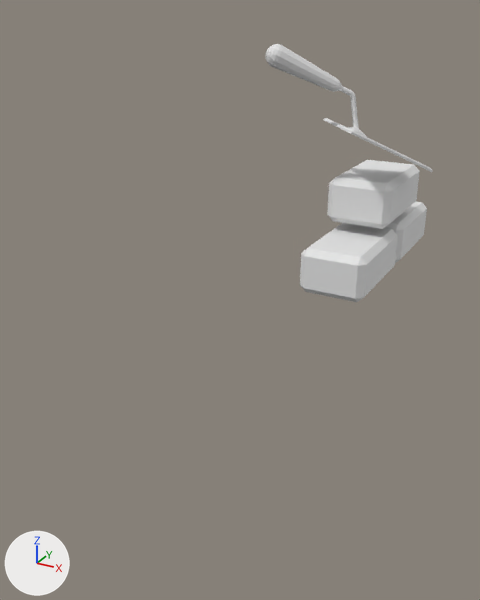
What one commit did to the FBX model Assets/Models/bonus/wall.fbx.
One viewpoint serves both versions: a 50 mm camera at (2.32, -10.53, 1.62) aimed at (-0.03, -6.26, -0.52). Lighting does not change. The marker at lower left points along +X, +Y and +Z. Where no turn or scale is listed for an object, it has been applied to the vertices.

In view in the first picture: 'wall'.
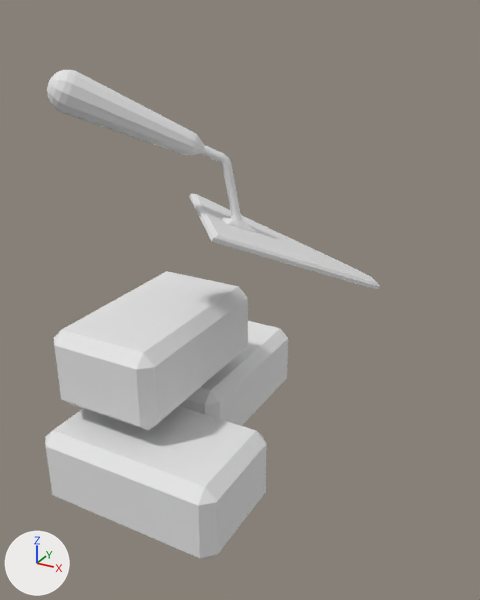
Commit message: more compact 3D model for wall bonus

Pixel boxes [x1, y1, x2, y2] of what changed, in the pictures (480 x 600 px; the box of a moved part takes in the faces that stretch with it):
'wall', reshaped, moved (100% wider, 90% taller): before [266, 44, 433, 302]; after [45, 69, 380, 559]
part 1 of me_cube_003, moved or reshaped: before [266, 44, 433, 172]; after [47, 69, 380, 289]
part 2 of me_cube_003, moved or reshaped: before [300, 223, 397, 302]; after [45, 406, 267, 559]
part 3 of me_cube_003, moved or reshaped: before [327, 160, 420, 229]; after [54, 271, 248, 430]
part 4 of me_cube_003, moved or reshaped: before [385, 201, 427, 263]; after [179, 321, 288, 426]

What the commit changed:
me_cube_003 has 345 vertices, 358 faces and spans x -0.51..0.84, y -1.08..1.17, z -0.9..1.33.
me_cube_003 is used by ob_wall; location (0.0, -4.0, 0.0).
me_cube_003 part 1: the loose piece of 273 vertices spanning x -0.51..0.84, y -0.99..0.16, z 0.13..1.33 is moved by (0.5, 0.79, 0.03).
me_cube_003 part 2: the loose piece of 24 vertices spanning x -0.05..0.59, y -1.08..0.0, z -0.9..-0.45 is turned 90 degrees about the z axis through its middle, then moved by (0.21, 0.4, 0.0).
me_cube_003 part 3: the loose piece of 24 vertices spanning x -0.05..0.59, y -0.45..0.63, z -0.36..0.09 is moved by (0.0, 0.13, 0.0).
me_cube_003 part 4: the loose piece of 24 vertices spanning x -0.05..0.59, y 0.09..1.17, z -0.9..-0.45 is moved by (0.0, 0.2, 0.0).
Object 'wall' (ob_wall) moves from (0.0, -4.0, 0.0) to (0.0, -8.0, 0.0).
